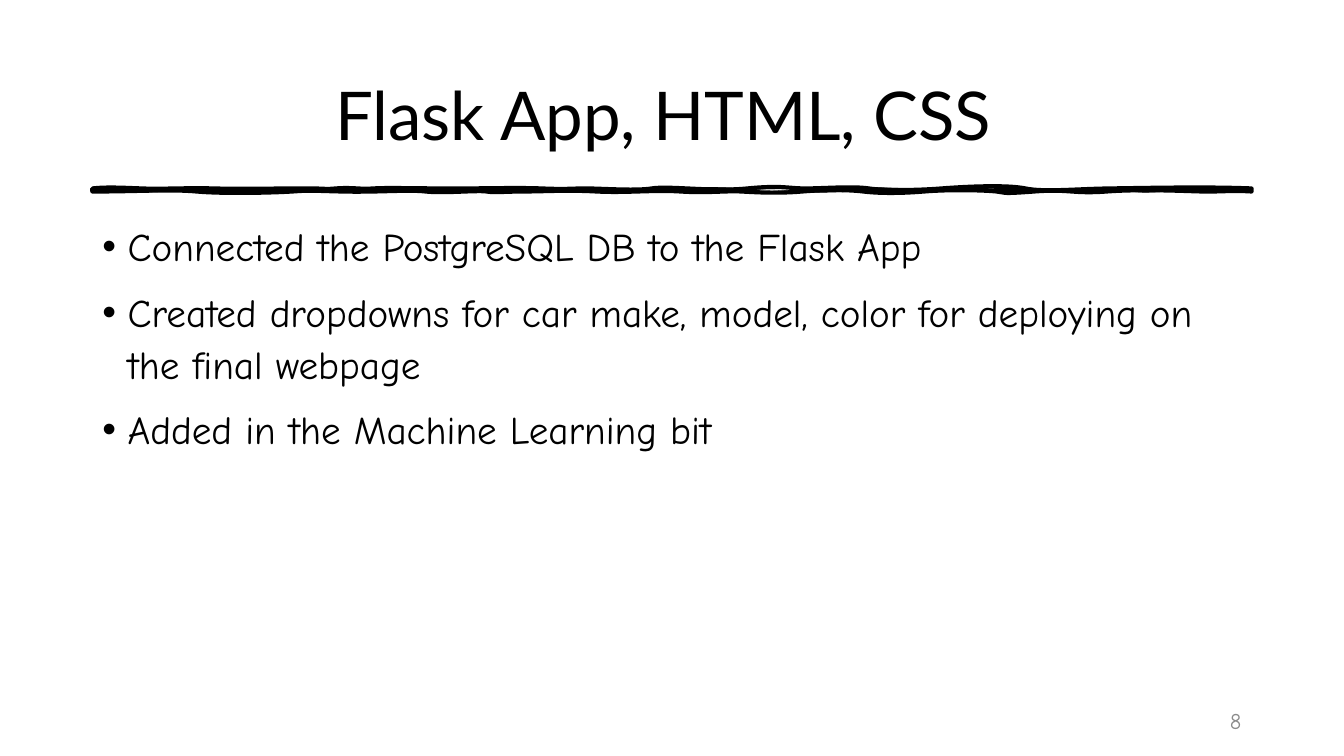
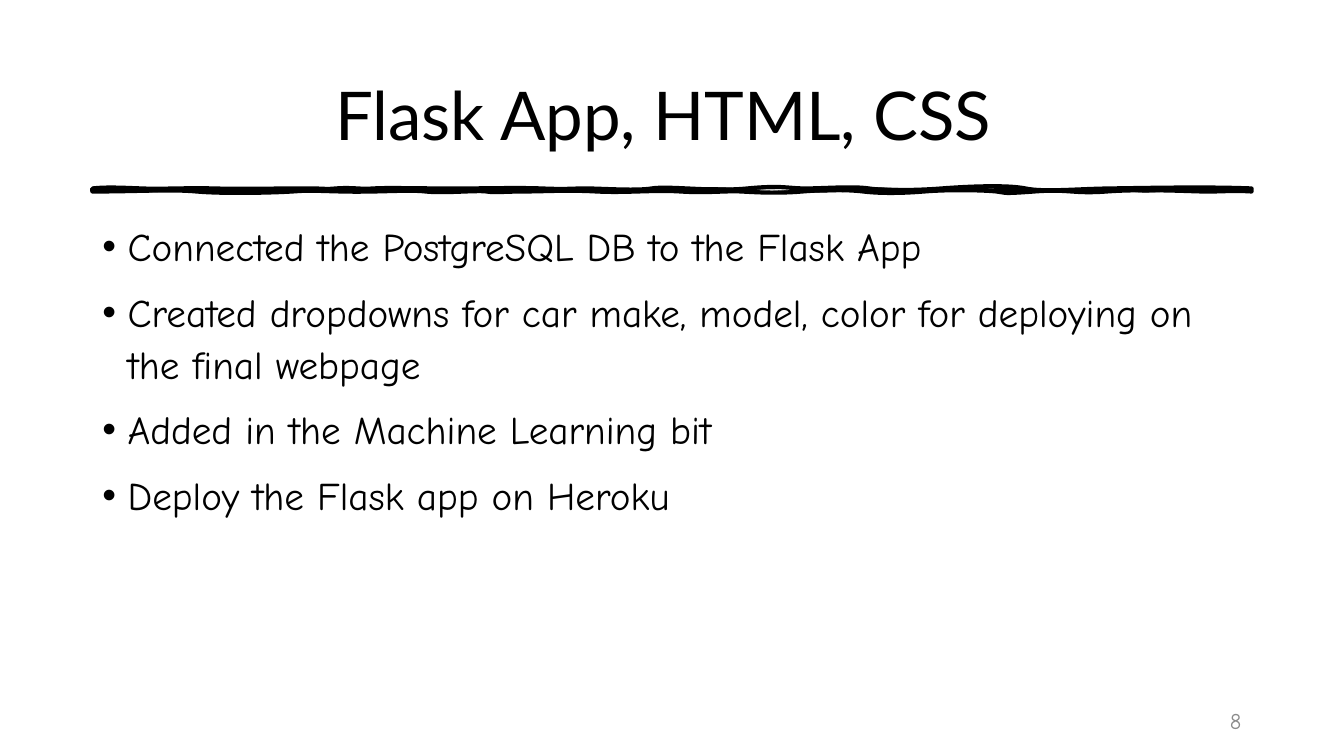
Before and after one commit to sudeshi1/WHUPL, a slide deck: slide 8 of WHUPL_PPT.pptx. Drawn at 1344x756 pixels with LibreOffice and Linux fonts; fonts in the diff are those of the drawing. Boxes give left, top, right and bottom in pixels: in the first picture for what was removed or moved away, otherwise in the second. Text is boxed around its words. In the diff, an @@ line names an element or a change of style, - is before the commit and + after.

```diff
--- a/WHUPL_PPT.pptx
+++ b/WHUPL_PPT.pptx
@@ text at (x1=128, y1=483, x2=670, y2=518): paragraph added @@
+• Deploy the Flask app on Heroku
```
Also in this commit, not shown: 1 other slide changed.
